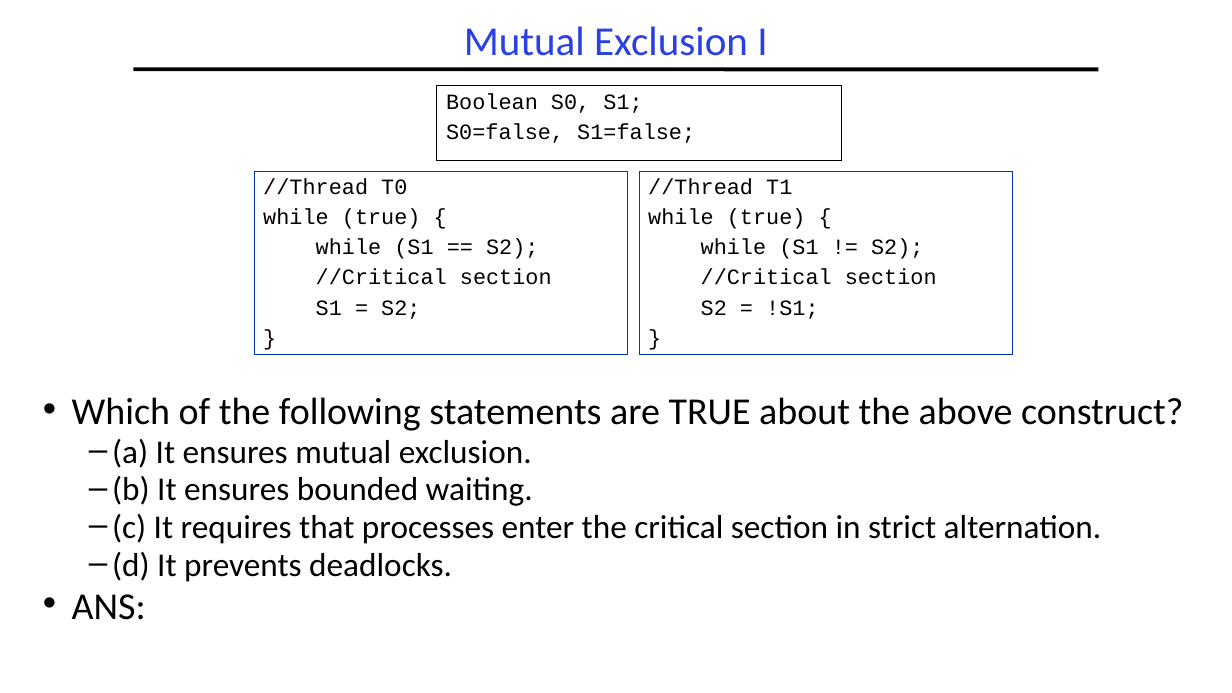
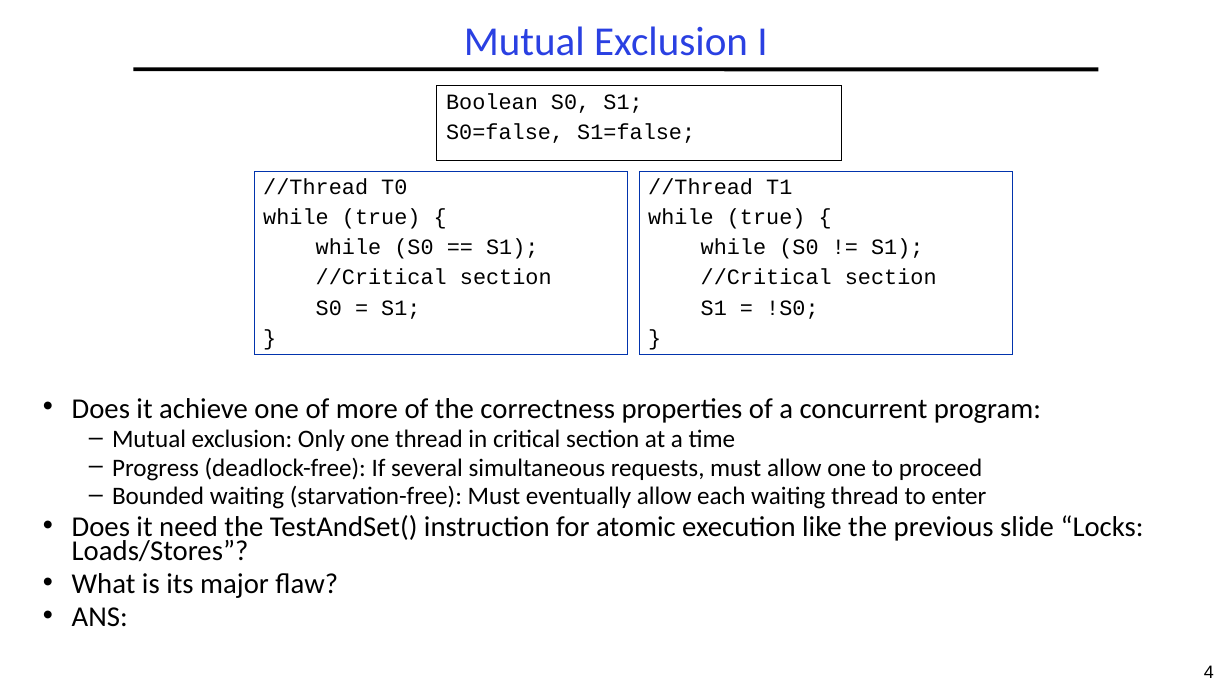
Before and after one commit to guhofstra/CSC256Fa25, a slide deck: slide 4 of PPTs/L3-Exercises.pptx (slide 3 before the commit). Drawn at 1232x693 pixels with LibreOffice and Linux fonts; fonts in the diff are those of the drawing. Boxes give left, top, right and bottom in pixels: in the first picture for what was removed or moved away, otherwise in the second. Text is boxed around its words. In the diff, an @@ line names an element or a change of style, - is before the commit and + after.

```diff
--- a/PPTs/L3-Exercises.pptx
+++ b/PPTs/L3-Exercises.pptx
@@ text in rectangle at <box>316,239,538,259</box>: text changed @@
-while (S1 == S2);
+while (S0 == S1);
@@ text in rectangle at <box>701,239,923,259</box>: text changed @@
-while (S1 != S2);
+while (S0 != S1);
@@ text in rectangle at <box>316,300,420,319</box>: text changed @@
-S1 = S2;
+S0 = S1;
@@ text in rectangle at <box>701,300,818,319</box>: text changed @@
-S2 = !S1;
+S1 = !S0;
@@ text at <box>72,398,1144,598</box>: text changed; size 25.9 to 19.6 pt @@
-• Which of the following statements are TRUE about the above construct?
-  – (a) It ensures mutual exclusion.
-  – (b) It ensures bounded waiting.
-  – (c) It requires that processes enter the critical section in strict alternation.
-  – (d) It prevents deadlocks.
+• Does it achieve one of more of the correctness properties of a concurrent program:
+  – Mutual exclusion: Only one thread in critical section at a time
+  – Progress (deadlock-free): If several simultaneous requests, must allow one to proceed
+  – Bounded waiting (starvation-free): Must eventually allow each waiting thread to enter
+• Does it need the TestAndSet() instruction for atomic execution like the previous slide “Locks: Loads/Stores”?
+• What is its major flaw?
@@ text at <box>72,607,128,627</box>: size 29.6 to 22.4 pt in "ANS:"; less space between paragraphs @@
@@ page number added at <box>1204,665,1214,678</box>, 14 pt, text #000000 @@
+4
```
Also in this commit, not shown: 5 other slides changed, 2 slides added, 1 slide removed, 11 other files.
